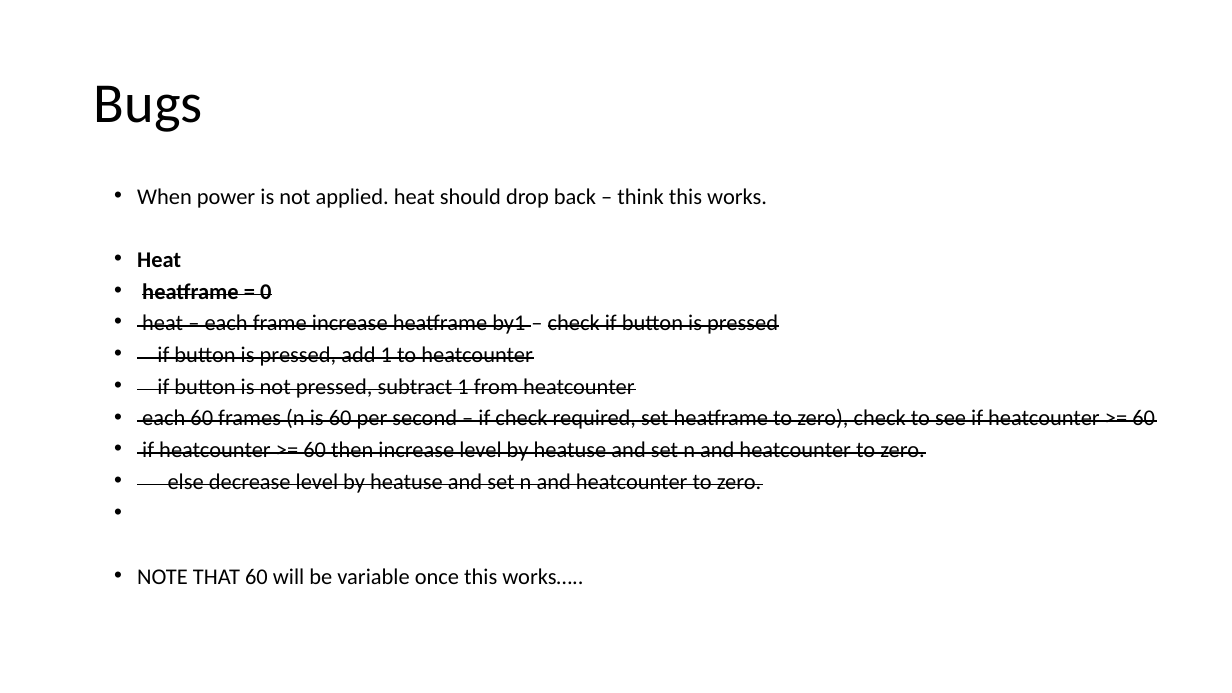
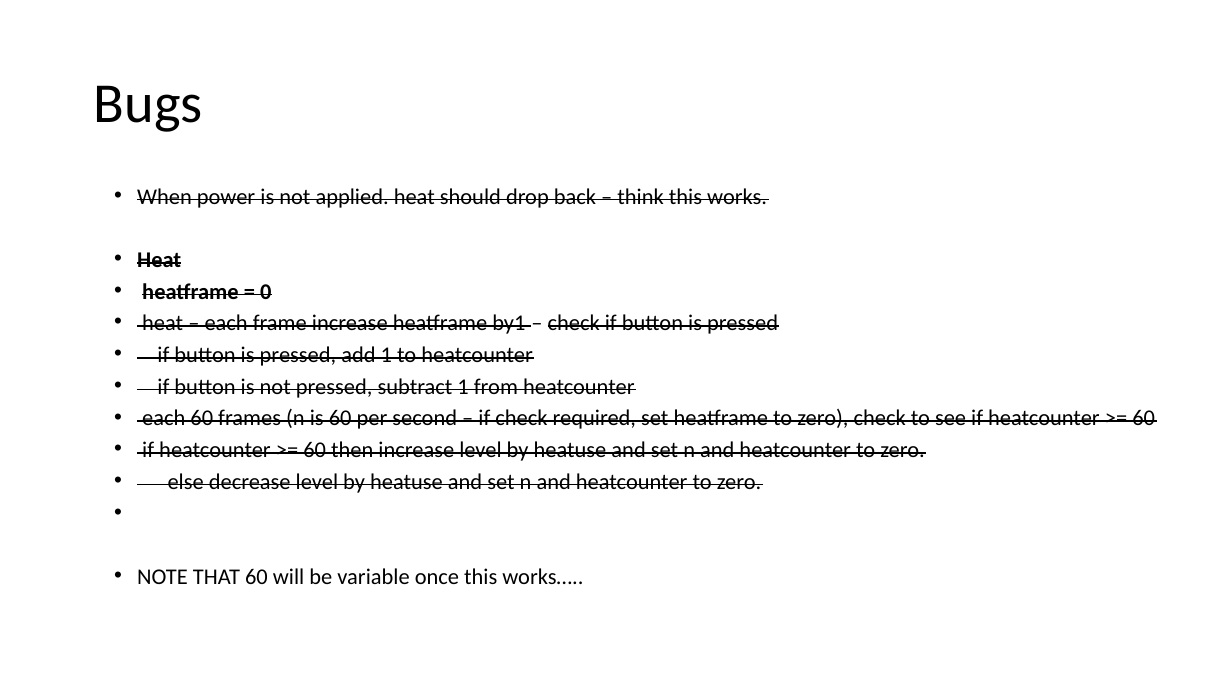
Before and after one commit to alshapton/Skyrokit, a slide deck: slide 3 of notes.pptx. Drawn at 1232x693 pixels with LibreOffice and Linux fonts; fonts in the diff are those of the drawing. Boxes give left, top, right and bottom in pixels: in the first picture for what was removed or moved away, otherwise in the second. Text is boxed around its words. In the diff, an @@ line names an element or a change of style, - is before the commit and + after.

```diff
--- a/notes.pptx
+++ b/notes.pptx
@@ text at [137,188,767,267]: strikethrough on in "When power is not applied. heat should ...", "Heat" @@
```
Also in this commit, not shown: 2 other slides changed, 1 slide added, 1 slide removed, 2 other files.
